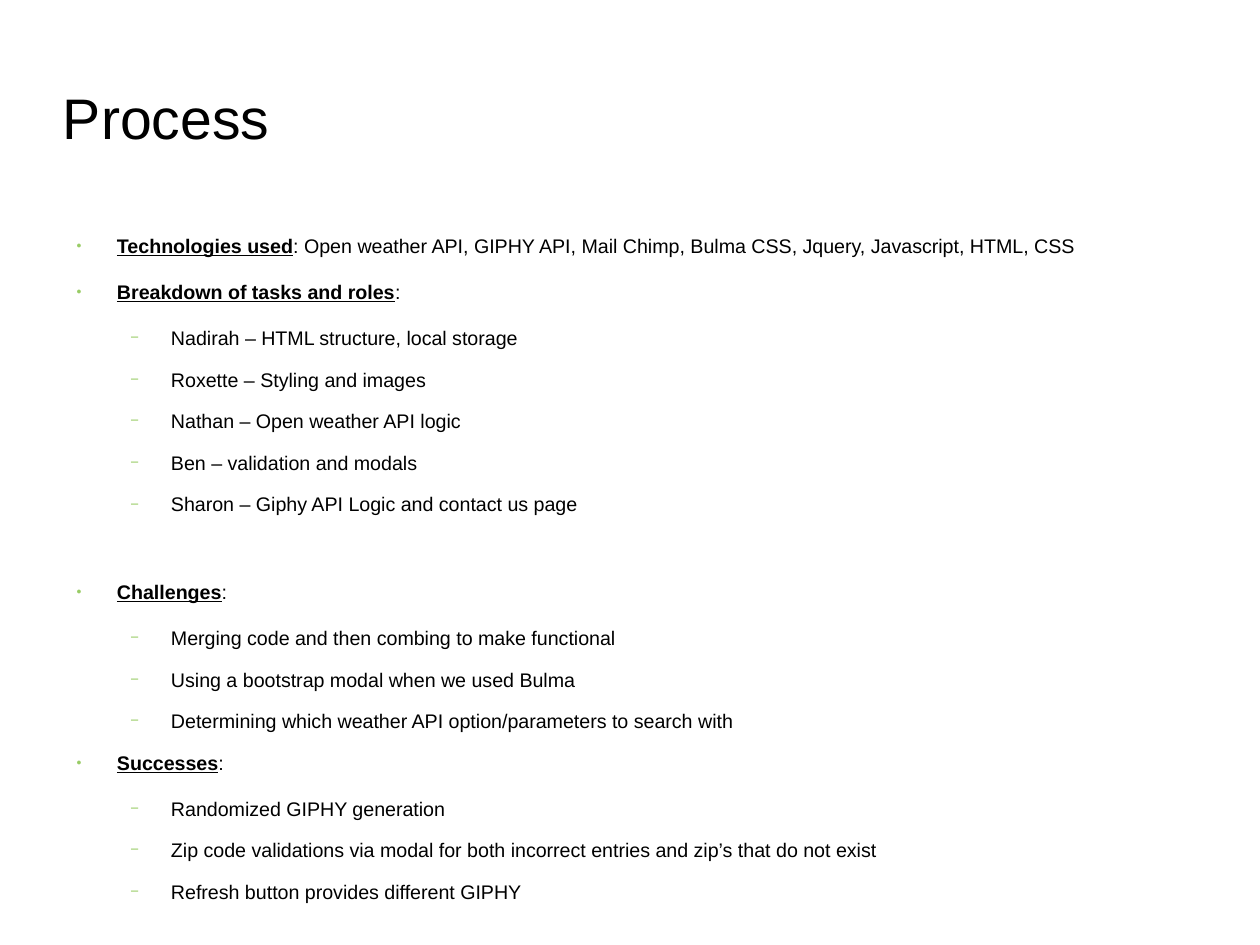
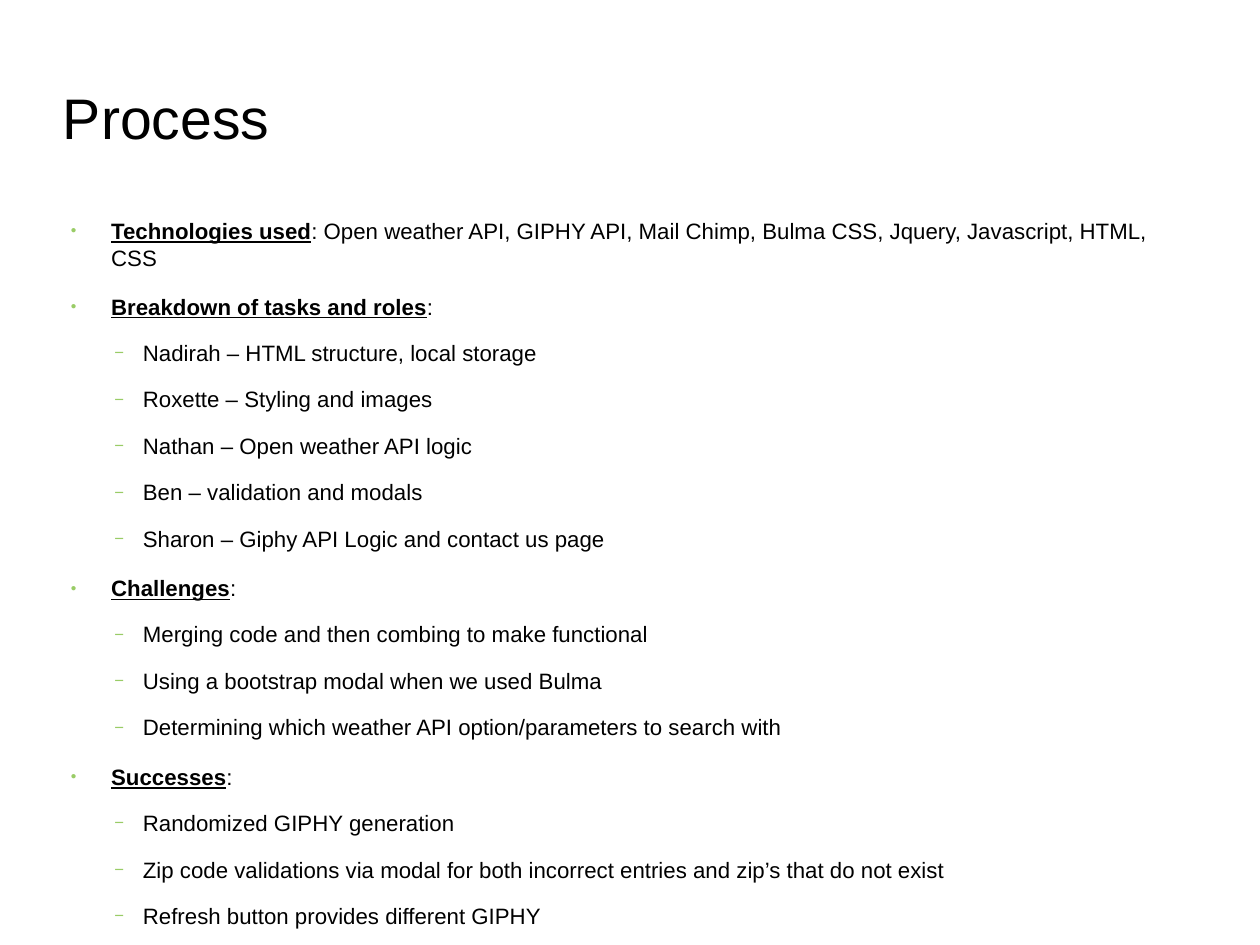
Before and after one commit to smaryroy/Giphy-Weather, a slide deck: slide 4 of assets/docs/giphyWeatherPresentation.odp. Drawn at 1260x945 pixels with LibreOffice and Linux fonts; fonts in the diff are those of the drawing; background and template pictures are left out. Boxes give left, top, right and bottom in pixels: in the first picture for what was removed or moved away, otherwise in the second. Text is boxed around its words. In the diff, an @@ line names an element or a change of style, - is before the commit and + after.

```diff
--- a/assets/docs/giphyWeatherPresentation.odp
+++ b/assets/docs/giphyWeatherPresentation.odp
@@ text "Technologies used: Open weather API, ...": place and size @@
-text "Technologies used: Open weather API, ..." at box(117, 238, 1074, 903)
+text "Technologies used: Open weather API, ..." at box(111, 223, 1147, 925)
@@ text "Technologies used: Open weather API, ..." at box(111, 223, 1147, 925): size 12.3 to 14 pt; indent changed; line spacing 1 to 0.9; more space between paragraphs @@
```
Also in this commit, not shown: 6 other slides changed, 1 other file.
